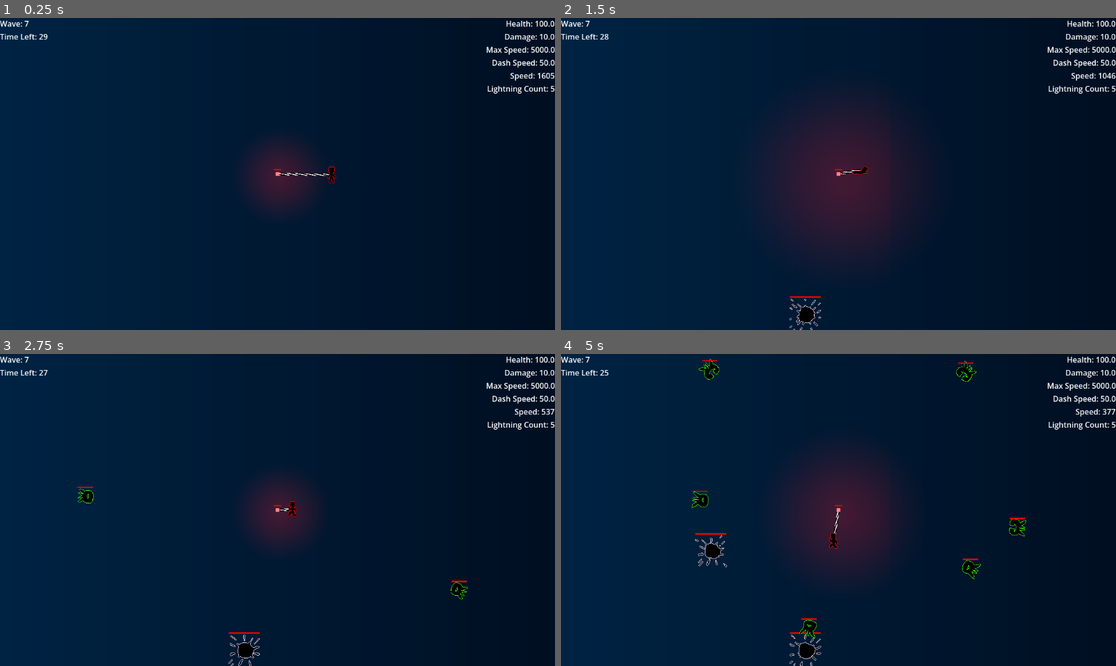
Above: before the commit, frames 1-4 (two rows, left to right).
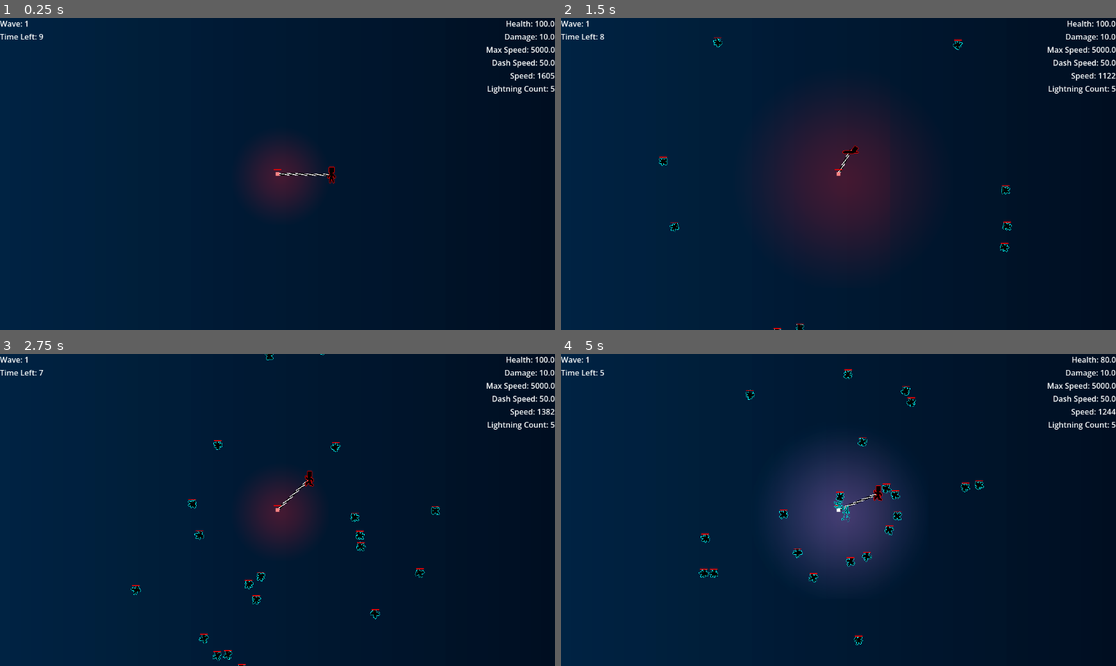
Above: after the commit, the same moments.

Repository: Blulow/majorjam
Game: Godot game, scene res://scenes/game.tscn
Two runs of this game, one before a commit and one after it. Both use one fixed random seed, a clock stepped at 60 frames per second and the inputs below.
Inputs (mouse positions are in pixels of both pictures, inside the frame that each line leads up to):
- Up to frame 1 (0.25 s): no input
- Up to frame 2 (1.5 s): move the mouse to (960, 158) at 0.52 s; hold Right (right) from 0.53 s (still down); tap Shift (dash) at 0.6, 1.35 s; click (960, 158) at 0.67 s; tap Up (up) at 0.77 s; move the mouse to (727, 189) at 1.27 s
- Up to frame 3 (2.75 s): tap Up (up) at 1.52 s; move the mouse to (333, 441) at 2.02 s; release Right (right) at 2.03 s; hold Left (left) from 2.03 s (still down); tap Shift (dash) at 2.1 s
- Up to frame 4 (5 s): move the mouse to (810, 572) at 2.77 s; release Left (left) at 2.78 s; hold Right (right) 2.78-4.28 s; tap Shift (dash) at 2.85, 3.6, 4.35 s; click (810, 572) at 2.92 s; tap Up (up) at 3.02, 3.77, 4.52 s; move the mouse to (1005, 556) at 3.52 s; move the mouse to (672, 463) at 4.27 s; hold Left (left) from 4.28 s (still down)

The runs differ from the first frame. In frame 1, less than 0.1% of the frame differs, in the area x 4-9%, y 0-7%; in frame 2, 0.8%; in frame 3, 1.5%; in frame 4, 7.9%, in the area x 4-100%, y 0-100%.

Commit message:
fix: tank enemy not dealing damage

Diff:
--- a/scenes/enemies/tank_enemy.tscn
+++ b/scenes/enemies/tank_enemy.tscn
@@ -126,8 +126,8 @@
 script = ExtResource("4_ioeaq")
 
 [node name="Hitbox" parent="." unique_id=504625708 instance=ExtResource("5_t1dfq")]
-collision_layer = 8
-collision_mask = 8
+collision_layer = 4
+collision_mask = 4
 damage_amount = 20.0
 
 [node name="CollisionShape2D" type="CollisionShape2D" parent="Hitbox" unique_id=329620180]
--- a/scripts/anchor.gd
+++ b/scripts/anchor.gd
@@ -11,4 +11,5 @@
 	queue_free()
 
 func _on_health_hit() -> void:
+	print("e")
 	hit.emit()
--- a/scripts/wave_manager.gd
+++ b/scripts/wave_manager.gd
@@ -15,7 +15,7 @@
 var duration_timer: float
 
 func _ready() -> void:
-	current_wave_index = 6
+	current_wave_index = 0
 	start_wave(wave_patterns[current_wave_index])
 
 func _process(delta: float) -> void:
